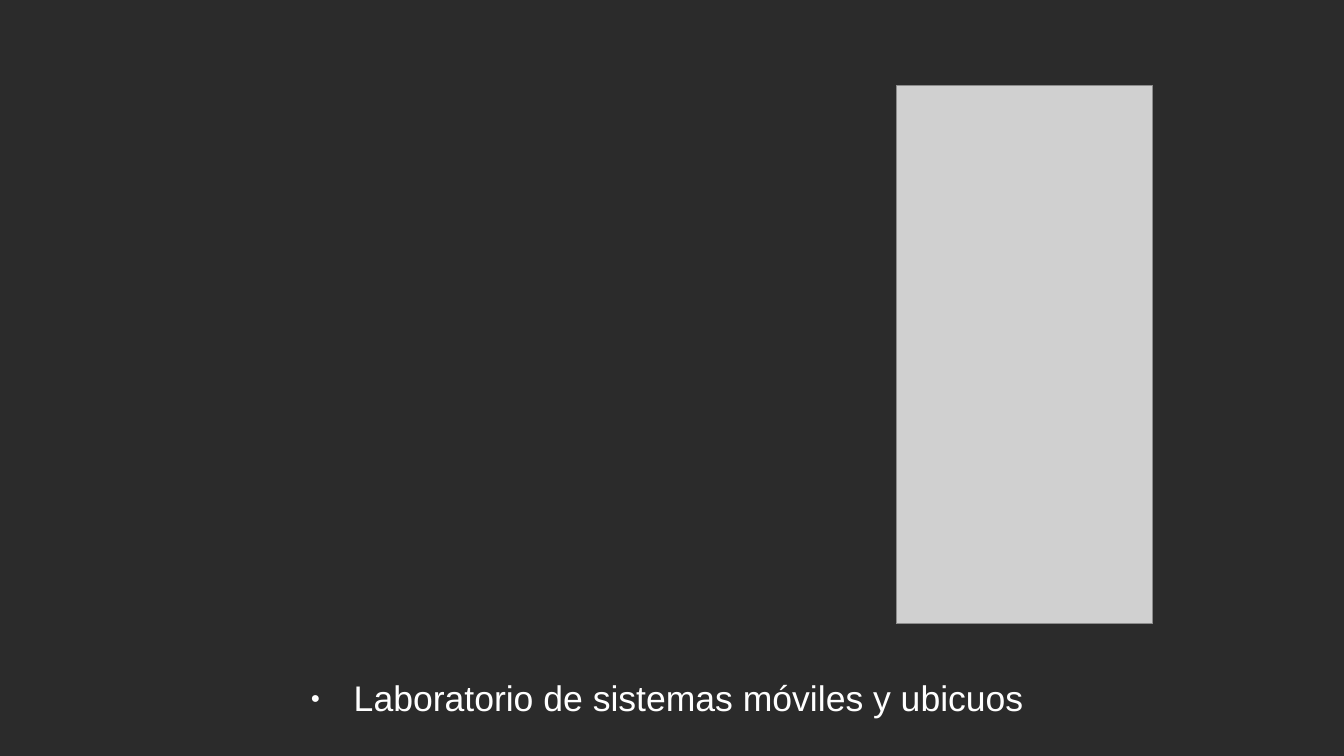
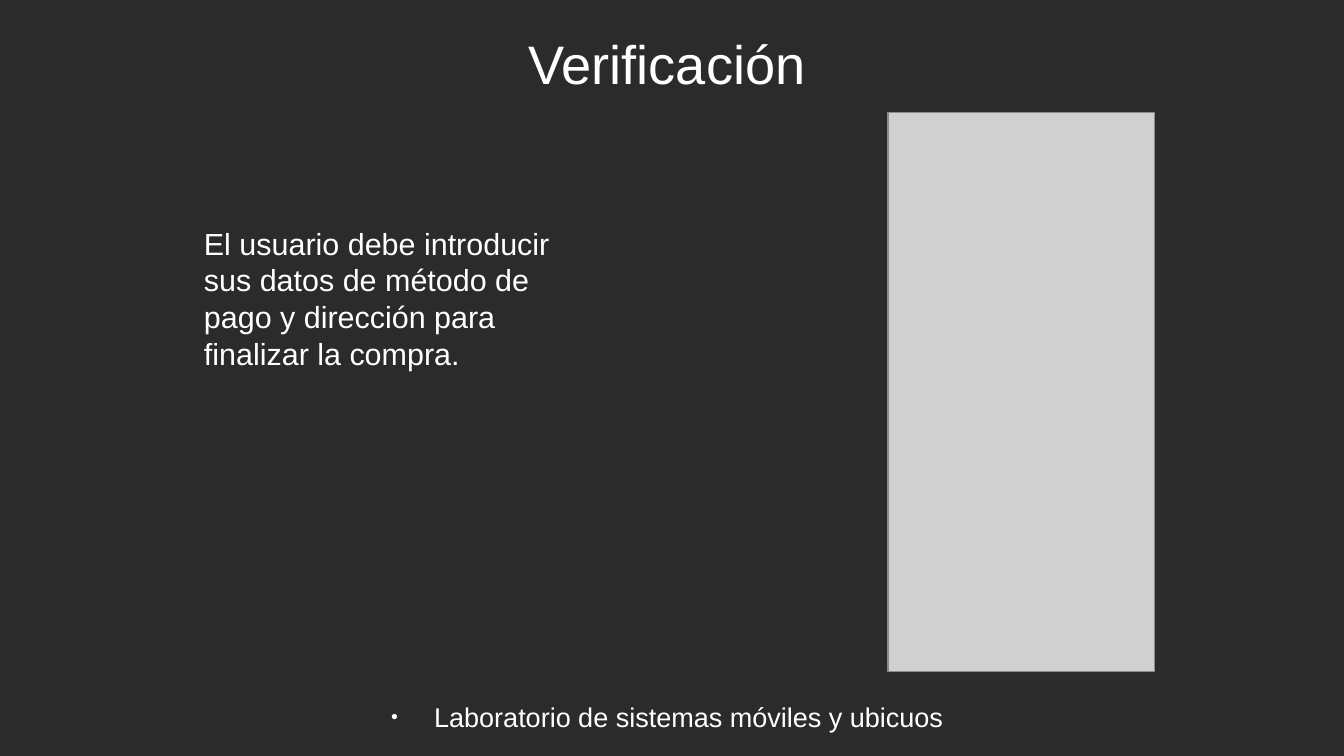
Before and after one commit to rubenmr13/PracticaFinal-LSMU, a slide deck: slide 16 of ProyectoFinal.odp (slide 8 before the commit). Drawn at 1344x756 pixels with LibreOffice and Linux fonts; fonts in the diff are those of the drawing; grey boxes stand for pictures; background and template pictures are left out; a plain dark background stands for a picture behind light text. Boxes give left, top, right and bottom in pixels: in the first picture for what was removed or moved away, otherwise in the second. Text is boxed around its words. In the diff, an @@ line names an element or a change of style, - is before the commit and + after.

```diff
--- a/ProyectoFinal.odp
+++ b/ProyectoFinal.odp
@@ title added at (528,44,805,85), 32 pt, text #FFFFFF @@
+Verificación
@@ picture: place and size @@
-picture at (896,85,1153,624)
+picture at (888,112,1155,672)
@@ text added at (204,233,549,370), 18 pt, text #FFFFFF @@
+El usuario debe introducir sus datos de método de pago y dirección para finalizar la compra.
@@ text "Laboratorio de sistemas móviles y ...": place and size @@
-text "Laboratorio de sistemas móviles y ..." at (354,685,1024,719)
+text "Laboratorio de sistemas móviles y ..." at (434,707,943,732)
@@ text "Laboratorio de sistemas móviles y ..." at (434,707,943,732): size 21 to 16 pt @@
```
Also in this commit, not shown: 10 other slides changed, 9 slides added, 1 slide removed.
